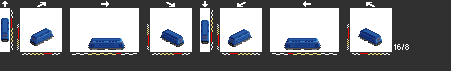
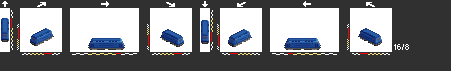
Comparing the layer stacks of the two 451 x 71 images. Changes:
painted on "ea" over (x1=2, y1=39, x2=381, y2=45)
